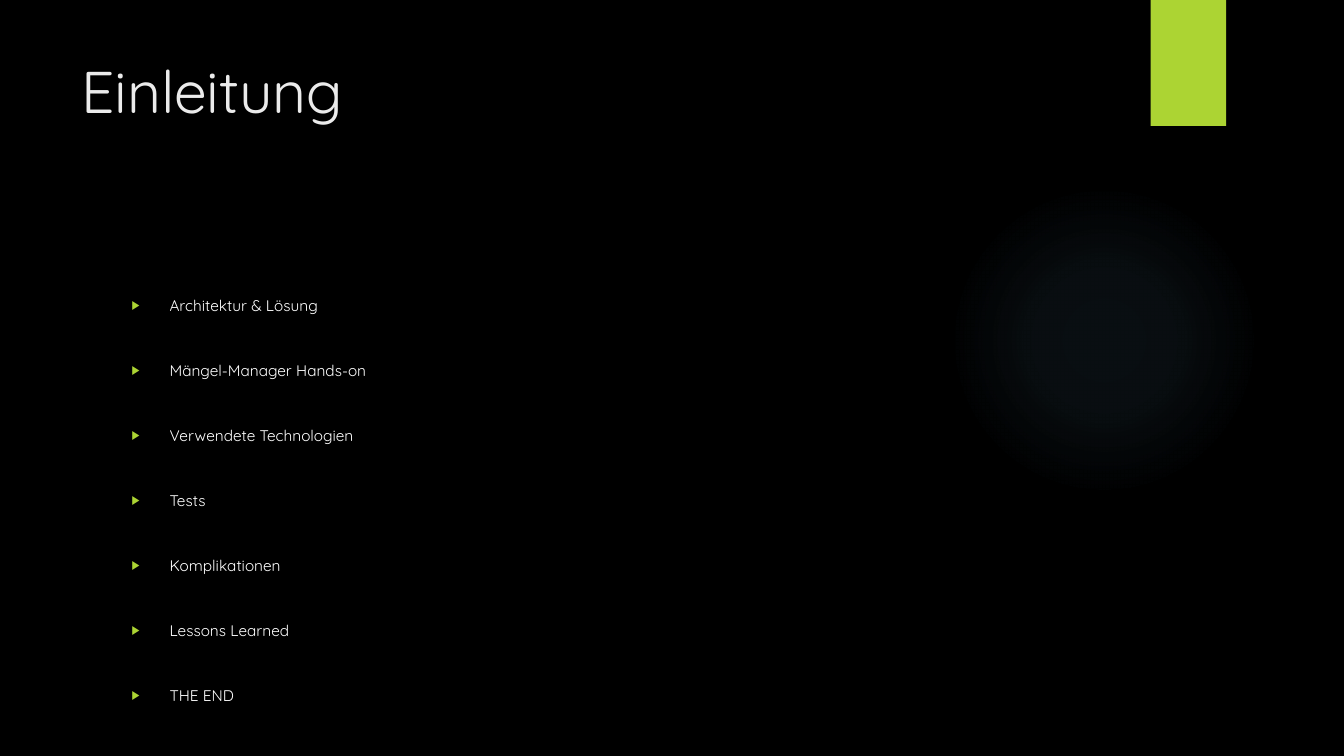
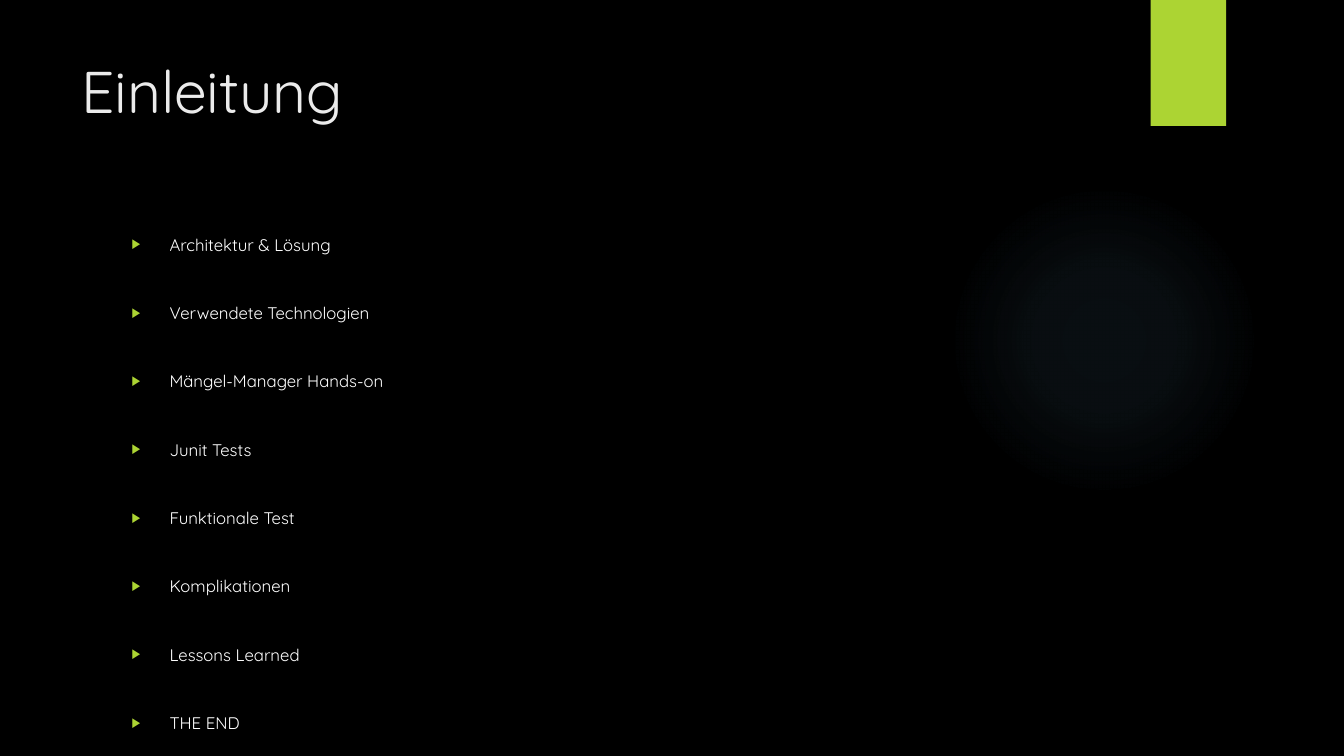
Before and after one commit to lucakuendig/INM21_Group_B, a slide deck: slide 2 of 06_Praesentation/Praesentation_Mangel_Manager.pptx. Drawn at 1344x756 pixels with LibreOffice and Linux fonts; fonts in the diff are those of the drawing; background and template pictures are left out. Boxes give left, top, right and bottom in pixels: in the first picture for what was removed or moved away, otherwise in the second. Text is boxed around its words. In the diff, an @@ line names an element or a change of style, - is before the commit and + after.

```diff
--- a/06_Praesentation/Praesentation_Mangel_Manager.pptx
+++ b/06_Praesentation/Praesentation_Mangel_Manager.pptx
@@ text "Architektur & Lösung": place and size @@
-text "Architektur & Lösung" at (170, 299, 366, 701)
+text "Architektur & Lösung" at (170, 238, 383, 729)
@@ text at (170, 238, 383, 729): size 11 to 12 pt in "Architektur & Lösung", "Mängel-Manager Hands-on", "Komplikationen", "Lessons Learned" and 1 more places @@
@@ text at (170, 306, 369, 323): paragraph added @@
+▶ Verwendete Technologien
@@ text at (170, 444, 295, 524): text changed; size 11 to 12 pt @@
-▶ Verwendete Technologien
-▶ Tests
+▶ Junit Tests
+▶ Funktionale Test
```
Also in this commit, not shown: 6 other slides changed, 6 slides added, 2 slides removed.
